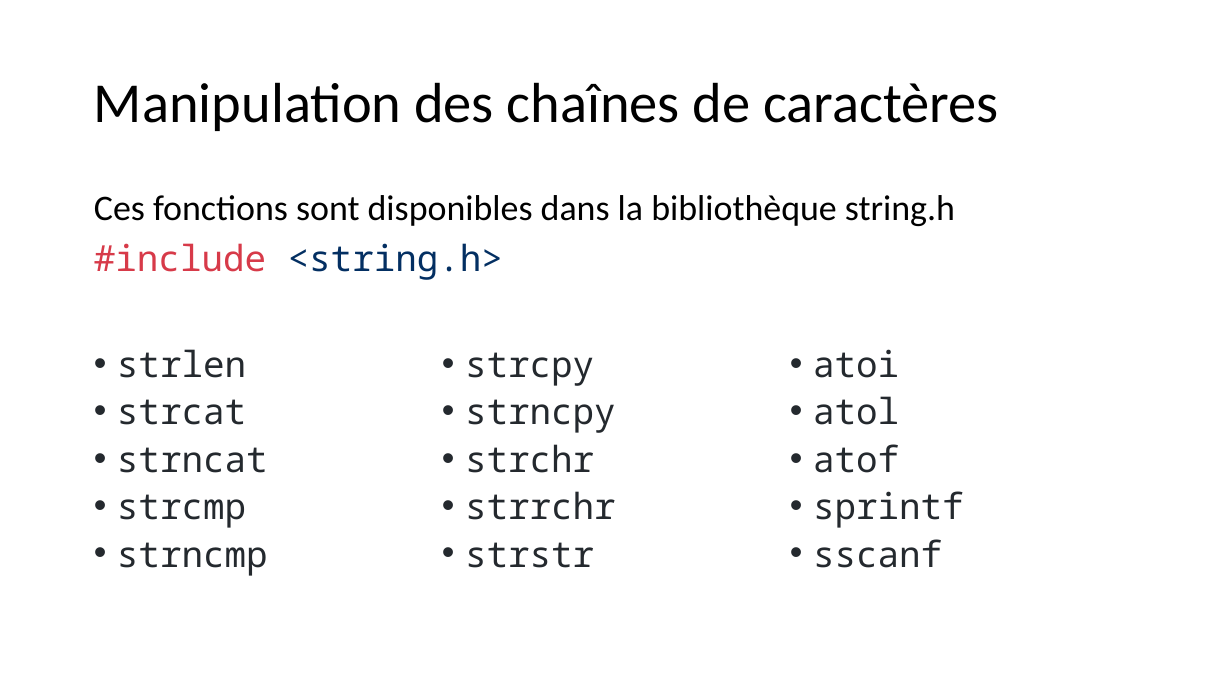
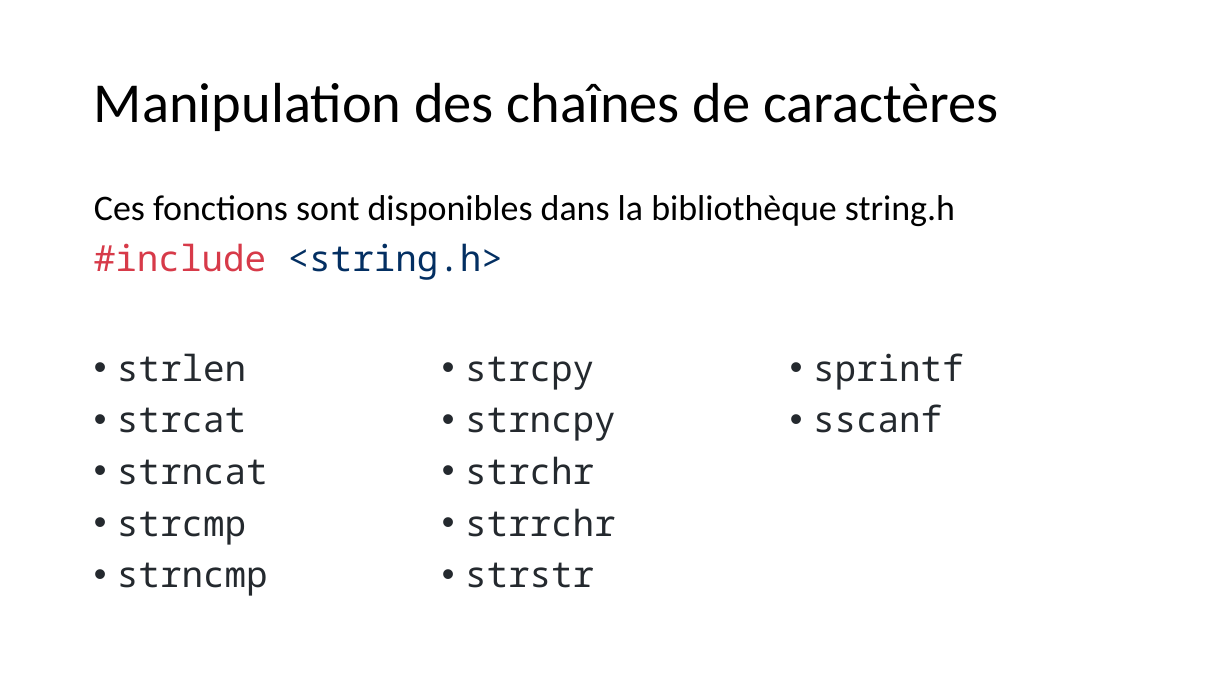
Before and after one commit to standard3/BTS1, a slide deck: slide 14 of 02_C/03_Tableaux/tableaux.pptx. Drawn at 1232x693 pixels with LibreOffice and Linux fonts; fonts in the diff are those of the drawing. Boxes give left, top, right and bottom in pixels: in the first picture for what was removed or moved away, otherwise in the second. Text is boxed around its words. In the diff, an @@ line names an element or a change of style, - is before the commit and + after.

```diff
--- a/02_C/03_Tableaux/tableaux.pptx
+++ b/02_C/03_Tableaux/tableaux.pptx
@@ text "strlen" at (117, 353, 964, 596): line spacing 0.8 to 0.9 @@
@@ text at (813, 349, 899, 473): paragraphs removed @@
-• atoi
-• atol
-• atof
```
Also in this commit, not shown: 10 other slides changed, 5 slides added, 4 other files.
